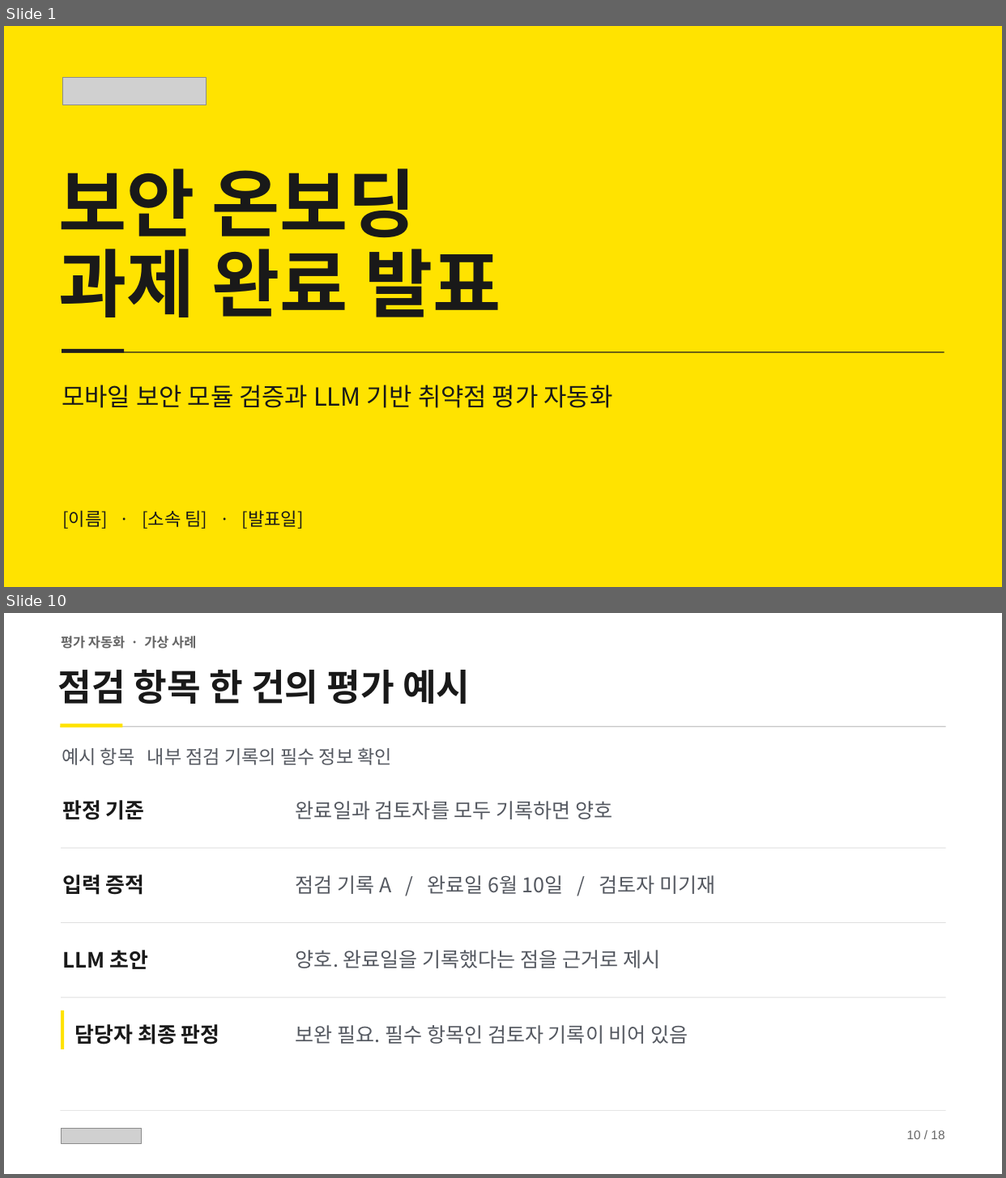
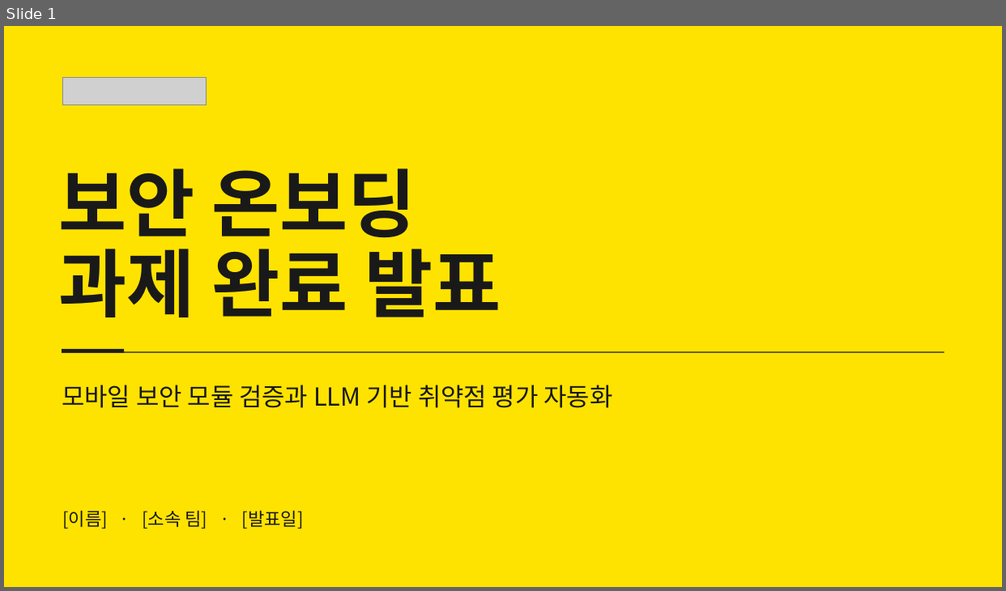
Before and after one commit to Ryuuuuu/maestro-gpui, a slide deck: assets/icons/kakaobank-security-onboarding.pptx. Shown one above the other, each under a label of ours: slides 1 and 10 before the commit, slide 1 after it; the slides between them are not shown. The pictures are 1006x1178 and 1006x591 pixels, drawn with LibreOffice and Linux fonts; fonts in the diff are those of the drawing; grey boxes stand for pictures. Boxes give left, top, right and bottom in pixels: in the first picture for what was removed or moved away, otherwise in the second. Text is boxed around its words. In the diff, an @@ line names an element or a change of style, - is before the commit and + after.

```diff
--- a/assets/icons/kakaobank-security-onboarding.pptx
+++ b/assets/icons/kakaobank-security-onboarding.pptx
@@ slide 10 removed at [4, 613, 1002, 1174], background #FFFFFF @@
@@ text removed at [61, 636, 196, 649] @@
-평가 자동화 · 가상 사례
@@ text removed at [57, 669, 470, 704] @@
-점검 항목 한 건의 평가 예시
@@ rectangle removed at [60, 726, 946, 727] @@
@@ rectangle removed at [60, 724, 122, 727] @@
@@ text removed at [62, 747, 393, 765] @@
-예시 항목 내부 점검 기록의 필수 정보 확인
@@ text removed at [62, 800, 145, 820] @@
-판정 기준
@@ text removed at [296, 801, 612, 820] @@
-완료일과 검토자를 모두 기록하면 양호
@@ rectangle removed at [61, 848, 946, 849] @@
@@ text removed at [62, 875, 145, 895] @@
-입력 증적
@@ text removed at [296, 875, 715, 894] @@
-점검 기록 A / 완료일 6월 10일 / 검토자 미기재
@@ rectangle removed at [61, 923, 946, 924] @@
@@ text removed at [62, 950, 148, 969] @@
-LLM 초안
@@ text removed at [296, 950, 660, 969] @@
-양호. 완료일을 기록했다는 점을 근거로 제시
@@ rectangle removed at [61, 998, 946, 999] @@
@@ rectangle removed at [61, 1011, 64, 1050] @@
@@ text removed at [75, 1024, 220, 1045] @@
-담당자 최종 판정
@@ text removed at [296, 1025, 688, 1044] @@
-보완 필요. 필수 항목인 검토자 기록이 비어 있음
@@ rectangle removed at [60, 1111, 946, 1112] @@
@@ picture removed at [61, 1129, 141, 1144] @@
@@ text removed at [907, 1131, 944, 1139] @@
-10 / 18
```
Also in this commit, not shown: 12 slides changed, 12 slides added, 4 other slides removed.
